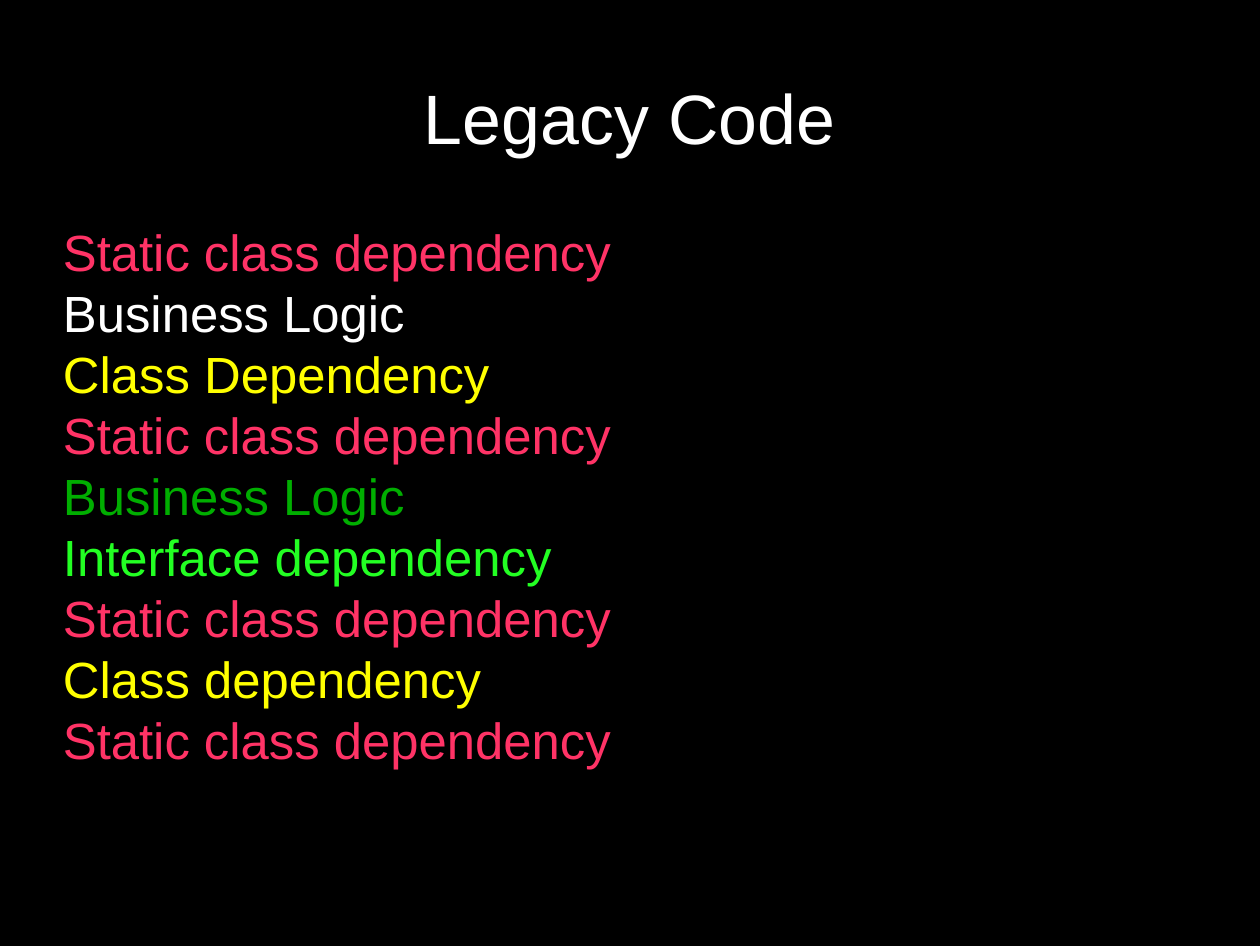
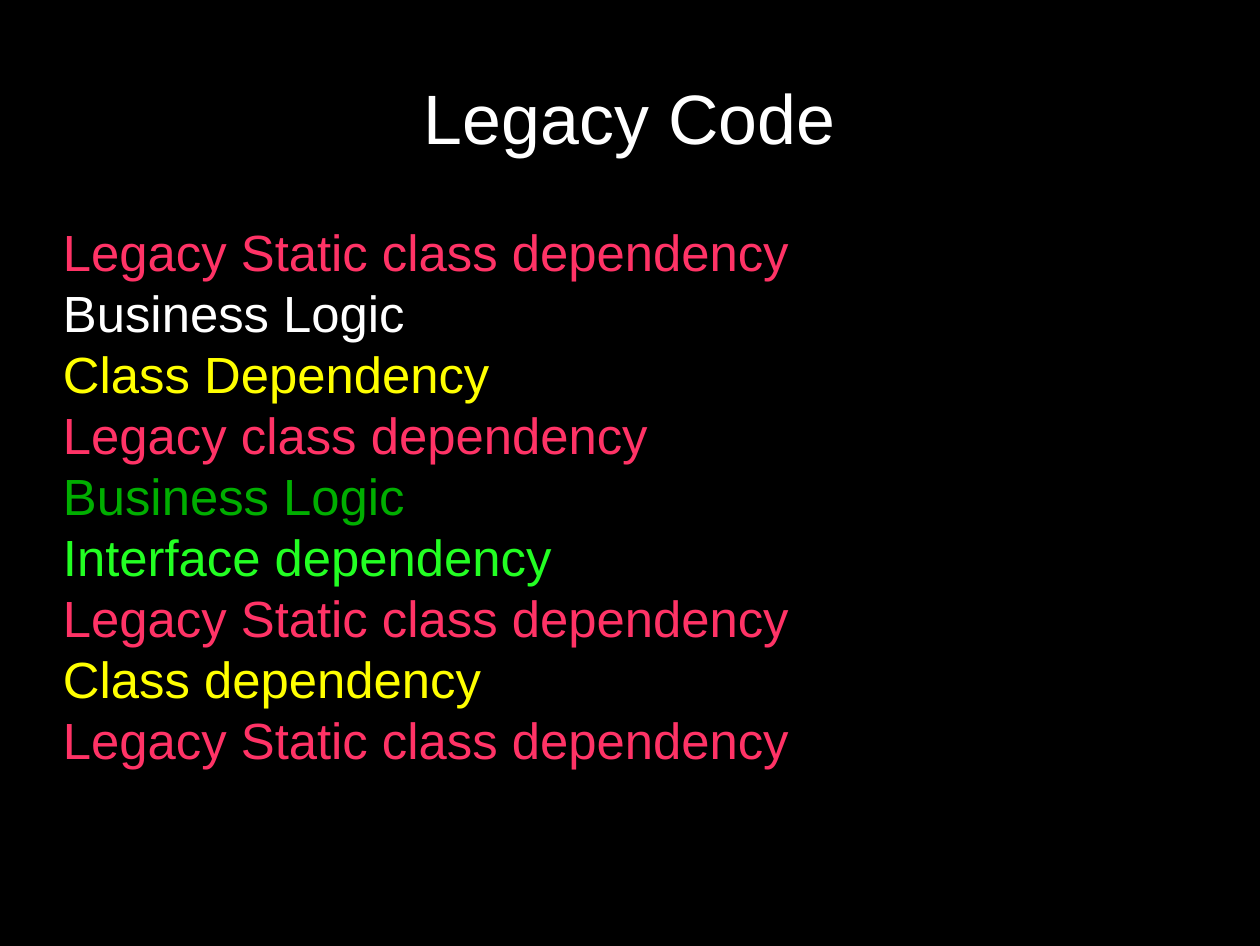
Before and after one commit to ChrisLynch42/presentations, a slide deck: slide 7 of codepalousa/legacy_code/coudepalousa.odp (slide 15 before the commit). Drawn at 1260x946 pixels with LibreOffice and Linux fonts; fonts in the diff are those of the drawing. Boxes give left, top, right and bottom in pixels: in the first picture for what was removed or moved away, otherwise in the second. Text is boxed around its words. In the diff, an @@ line names an element or a change of style, - is before the commit and + after.

```diff
--- a/codepalousa/legacy_code/coudepalousa.odp
+++ b/codepalousa/legacy_code/coudepalousa.odp
@@ subtitle at (63, 234, 789, 282): text changed @@
-Static class dependency
+Legacy Static class dependency
@@ subtitle at (63, 417, 648, 465): text changed @@
-Static class dependency
+Legacy class dependency
@@ subtitle at (63, 600, 789, 648): text changed @@
-Static class dependency
+Legacy Static class dependency
@@ subtitle at (63, 722, 789, 770): text changed @@
-Static class dependency
+Legacy Static class dependency
```
Also in this commit, not shown: 6 other slides changed, 3 slides added, 8 slides removed.
